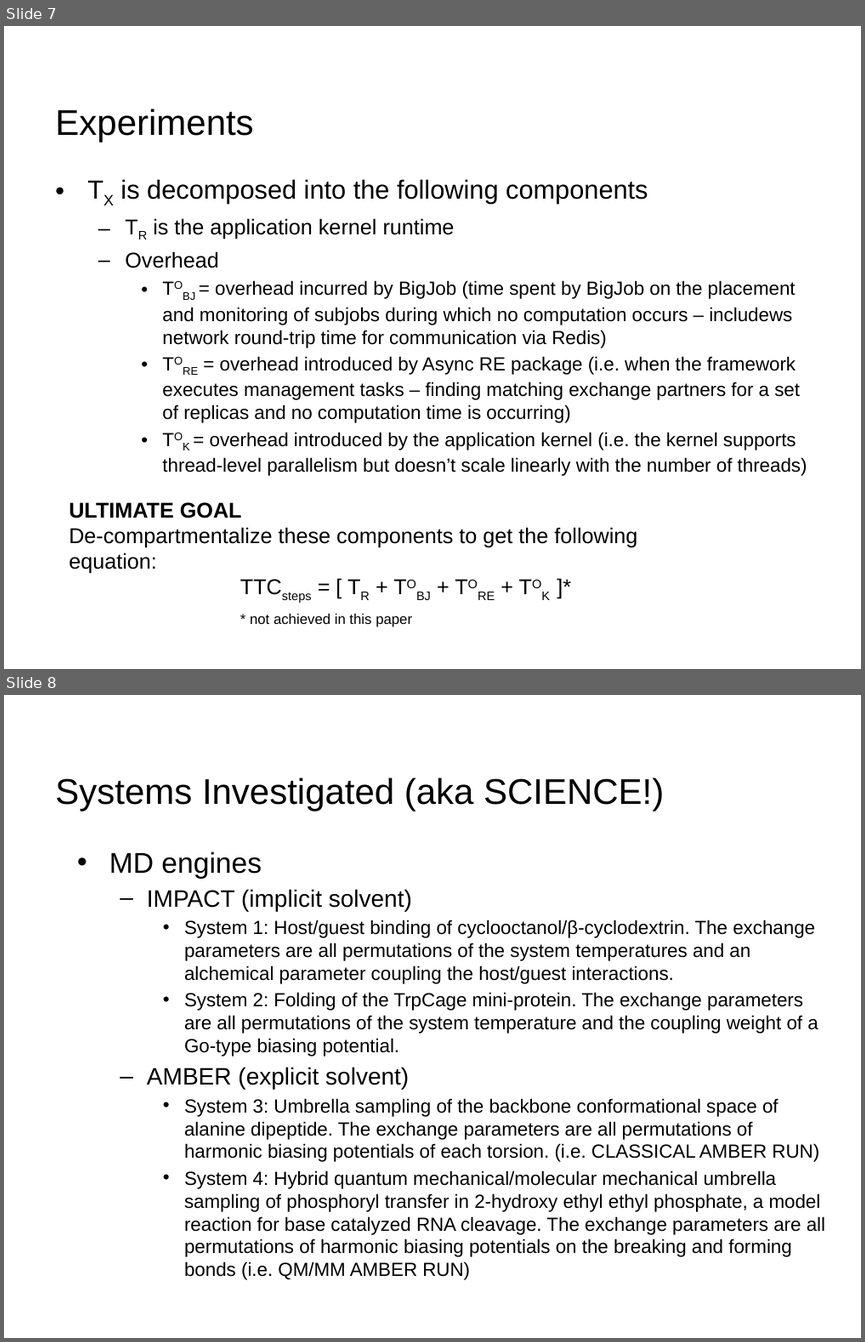
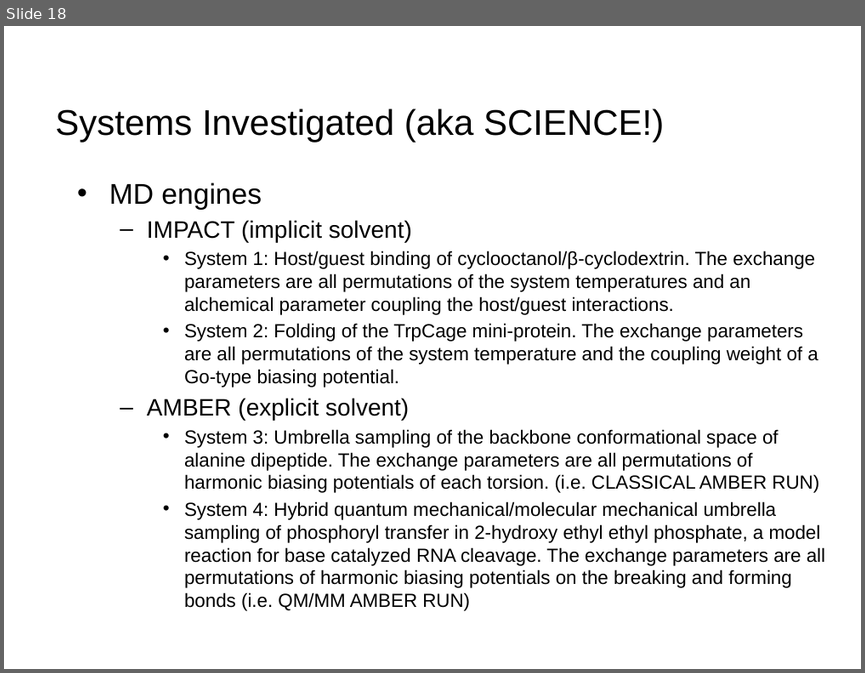
Before and after one commit to saga-project/presentations, a slide deck: 2013-XSEDE-CDI.pptx. Shown one above the other, each under a label of ours: slides 7 and 8 before the commit, slide 18 after it. The pictures are 865x1342 and 865x673 pixels, drawn with LibreOffice and Linux fonts; fonts in the diff are those of the drawing; background and template pictures are left out. Boxes give left, top, right and bottom in pixels: in the first picture for what was removed or moved away, otherwise in the second. Text is boxed around its words. In the diff, an @@ line names an element or a change of style, - is before the commit and + after.

```diff
--- a/2013-XSEDE-CDI.pptx
+++ b/2013-XSEDE-CDI.pptx
@@ slide 7 removed at (4, 26, 861, 669), background #FFFFFF; not listed: 1 template element that a slide beside it also shows @@
@@ title removed at (55, 108, 253, 142) @@
-Experiments
@@ text removed at (120, 179, 807, 476) @@
-• TX is decomposed into the following components
-  – TR is the application kernel runtime
-  – Overhead
-    • TOBJ = overhead incurred by BigJob (time spent by BigJob on the placement and monitoring of subjobs during which no computation occurs – includews network round-trip time for communication via Redis)
-    • TORE = overhead introduced by Async RE package (i.e. when the framework executes management tasks – finding matching exchange partners for a set of replicas and no computation time is occurring)
-    • TOK = overhead introduced by the application kernel (i.e. the kernel supports thread-level parallelism but doesn’t scale linearly with the number of threads)
@@ text removed at (69, 502, 637, 627) @@
-ULTIMATE GOAL
-De-compartmentalize these components to get the following equation:
-TTCsteps = [ TR + TOBJ + TORE + TOK ]*
-* not achieved in this paper
@@ what was slide 8 is now slide 18 @@
```
Also in this commit, not shown: 9 slides changed, 15 slides added, 3 other slides removed, 1 other file.
